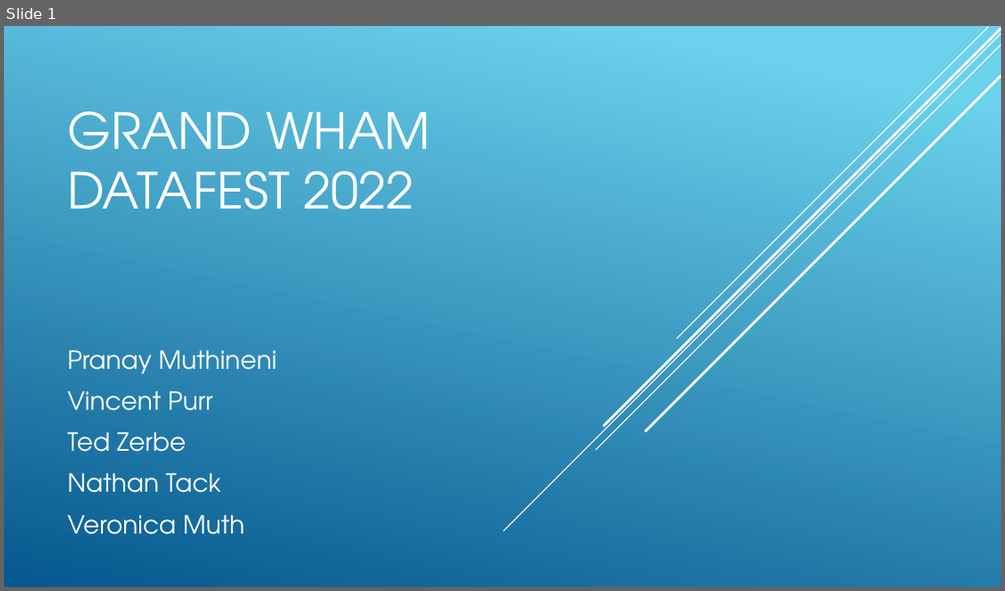
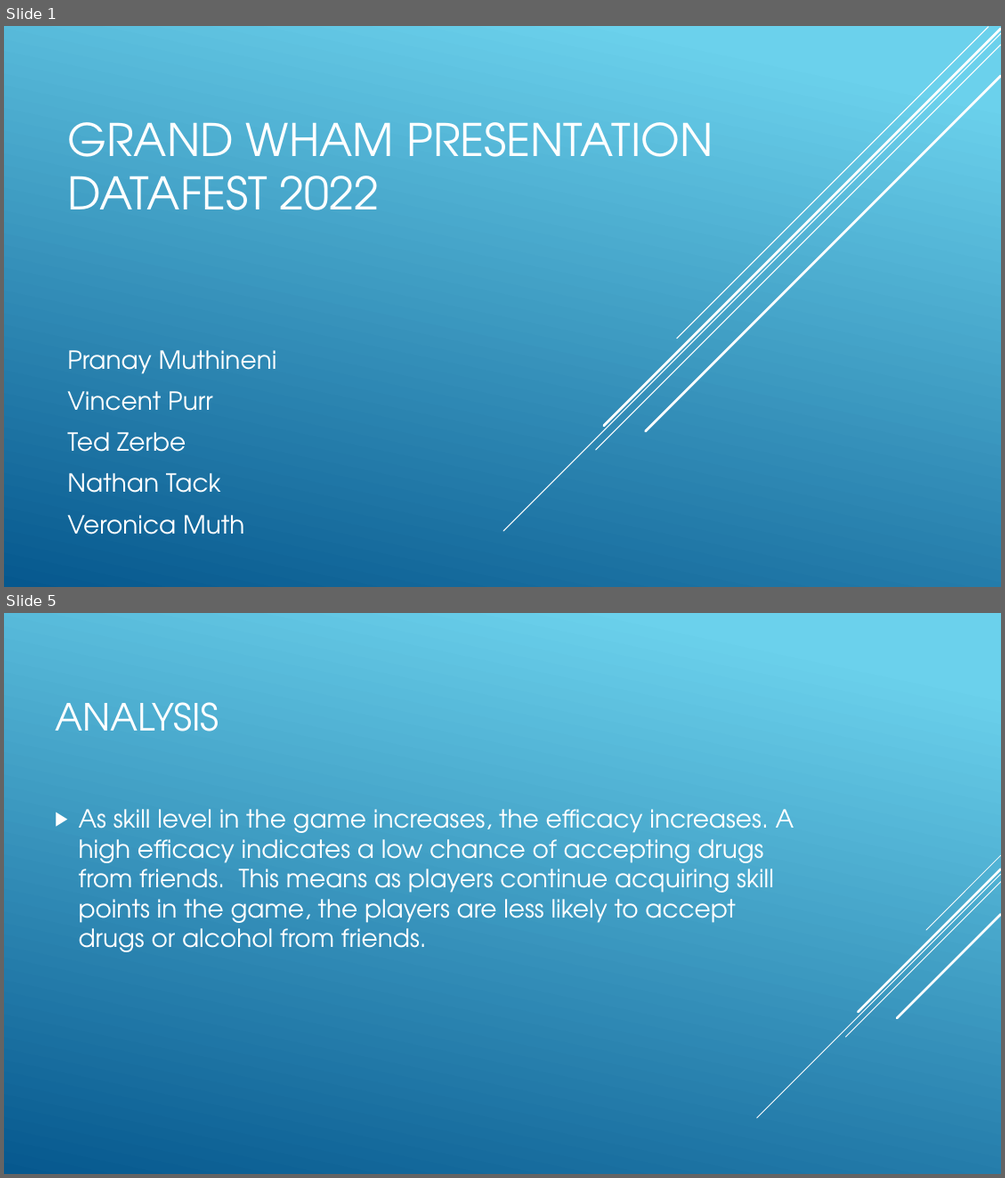
Before and after one commit to natenyahoo/GrandWham, a slide deck: GrandWhamPresentation.pptx. Shown one above the other, each under a label of ours: slide 1 before the commit, slides 1 and 5 after it; the slides between them are not shown. The pictures are 1005x591 and 1005x1178 pixels, drawn with LibreOffice and Linux fonts; fonts in the diff are those of the drawing. Boxes give left, top, right and bottom in pixels: in the first picture for what was removed or moved away, otherwise in the second. Text is boxed around its words. In the diff, an @@ line names an element or a change of style, - is before the commit and + after.

```diff
--- a/GrandWhamPresentation.pptx
+++ b/GrandWhamPresentation.pptx
@@ slide 5 added at [4,613,1001,1174], background gradient #6ED2EB to #06588E @@
@@ title added at [55,702,218,731], 36 pt, text #FFFFFF @@
+ANALYSIS
@@ text added at [79,809,794,952], 24 pt, text #FFFFFF @@
+▶ As skill level in the game increases, the efficacy increases. A high efficacy indicates a low chance of accepting drugs from friends. This means as players continue acquiring skill points in the game, the players are less likely to accept drugs or alcohol from friends.
@@ group added at [757,855,1001,1118]: 5 lines @@
@@ slide 1 changed as well @@
@@ title at [67,122,712,210]: text changed; size 48 to 43.2 pt @@
-GRAND WHAM
-DATAFEST 2022
+GRAND WHAM PRESENTATION
+DATAFEST 2022
```
Also in this commit, not shown: 1 other slide changed, 3 other slides added, 2 slides removed.
